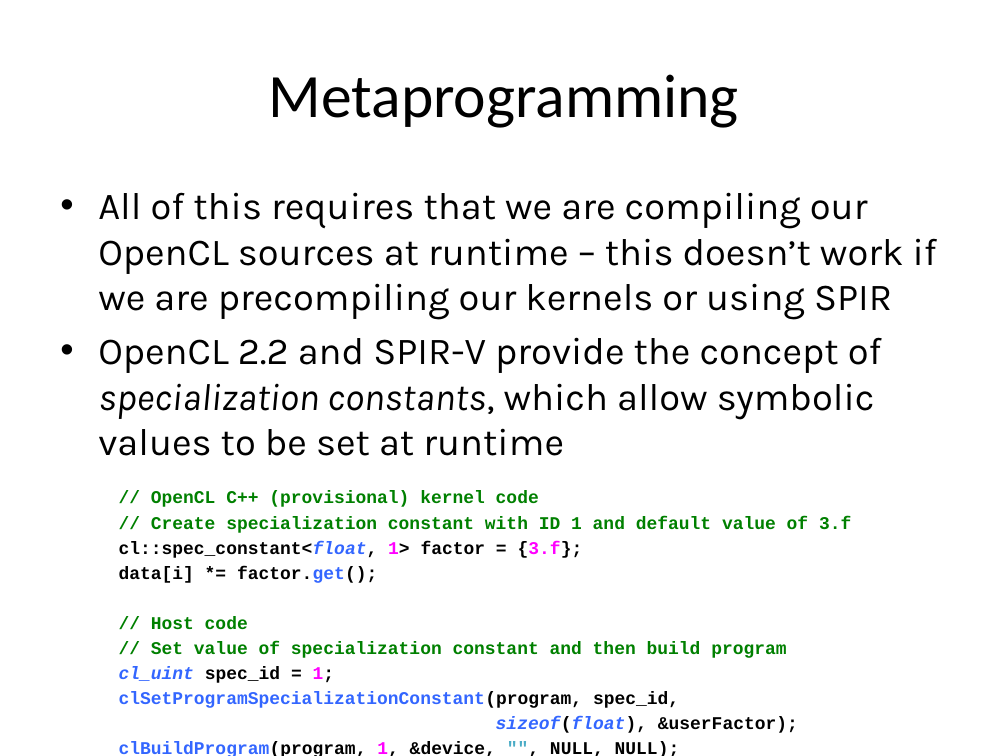
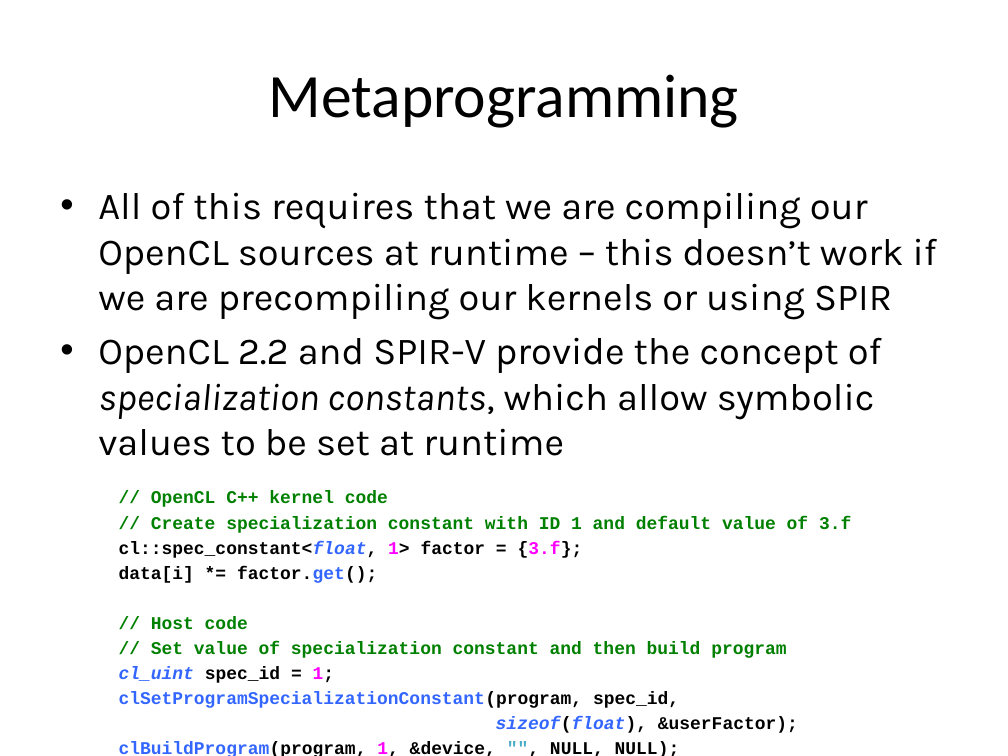
Before and after one commit to UoB-HPC/opencl-training-code, a slide deck: slide 22 of slides/advanced_part2.pptx (slide 21 before the commit). Drawn at 1008x756 pixels with LibreOffice and Linux fonts; fonts in the diff are those of the drawing. Boxes give left, top, right and bottom in pixels: in the first picture for what was removed or moved away, otherwise in the second. Text is boxed around its words. In the diff, an @@ line names an element or a change of style, - is before the commit and + after.

```diff
--- a/slides/advanced_part2.pptx
+++ b/slides/advanced_part2.pptx
@@ text at (151,491,388,507): text changed @@
-// OpenCL C++ (provisional) kernel code
+// OpenCL C++ kernel code
```
Also in this commit, not shown: 1 other slide changed, 1 slide added.
